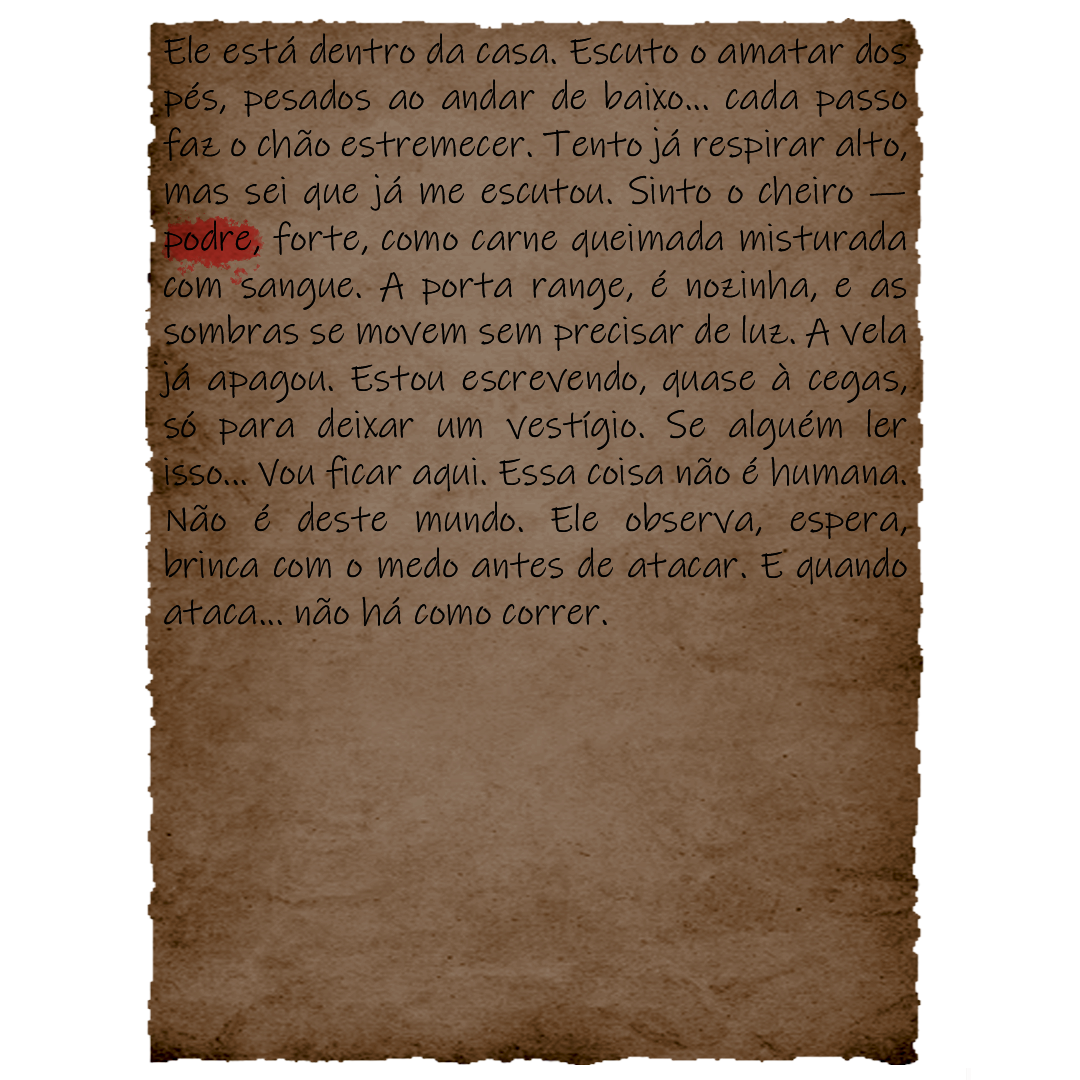
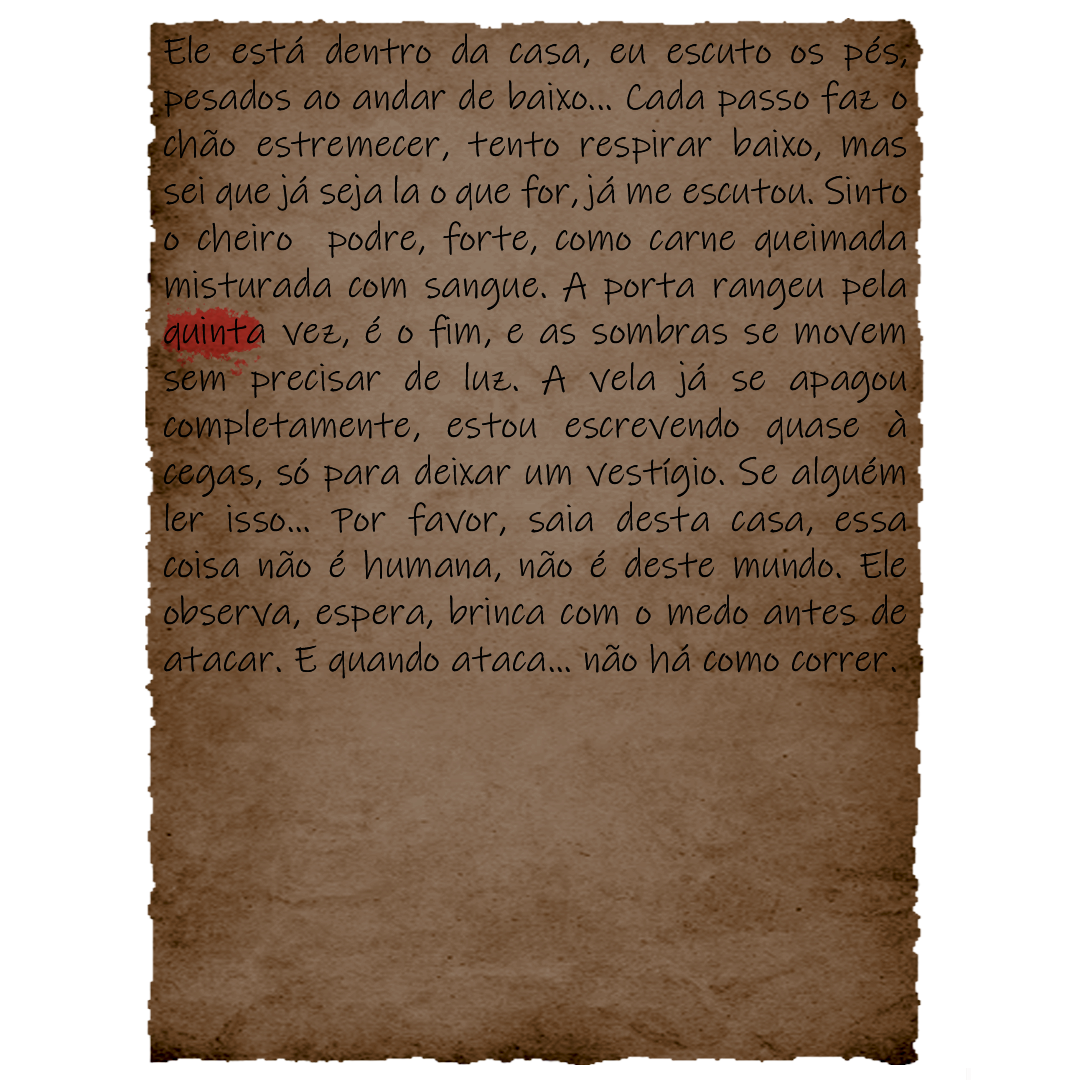
Before/after of a 1080 × 1080 layered artwork. What changed in the layer stack:
renamed "Ele está dentro da casa. Escuto o amatar dos pés, pesados ao an" to "Ele está dentro da casa, eu escuto os pés, pesados ao andar de", painted on it over <box>159,33,907,679</box>
painted on "Color Fill 1" over <box>160,206,266,376</box>